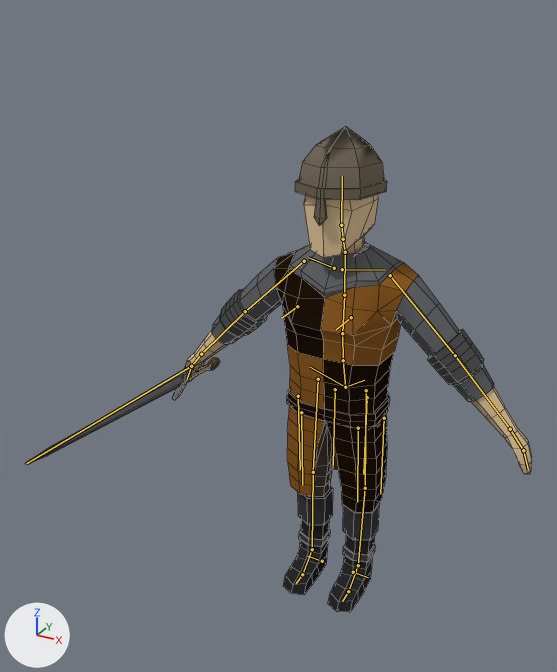
Renders of the Blender file Models/Light_Knight.blend from each side of a commit.
One viewpoint serves both versions: a camera (50 mm lens) standing at (0.49, -1.119, 1.046) and looking at (-0.046, -0.146, 0.559). Lighting does not change. The marker at lower left points along +X, +Y and +Z. The bones that bend it are drawn over the model as lines. Mesh edges are drawn as thin lines.

The first picture shows 'LightKnight1'.
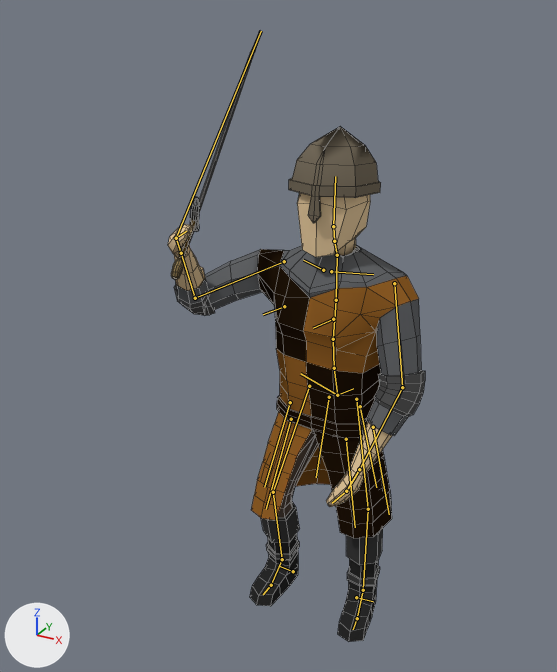
The newer file adds an action. The first version stands in its rest pose; the second is drawn at frame 10 of the action 'LightKnight_Attack'.

Where the change shows, as pixel boxes [x1, y1, x2, y2] in the pictures (557 x 672 px):
'LightKnight1', posed (49% narrower, 26% taller)
    before: [25, 126, 532, 612]
    after: [168, 30, 425, 642]
bone 'spine', root to tip
    before: (345, 387) to (343, 360)
    after: (337, 395) to (334, 368)
bone 'spine.001', root to tip
    before: (343, 360) to (342, 333)
    after: (334, 368) to (333, 339)
bone 'spine.002', root to tip
    before: (342, 333) to (344, 295)
    after: (333, 339) to (336, 300)
bone 'spine.003', root to tip
    before: (344, 295) to (345, 252)
    after: (336, 300) to (337, 255)
bone 'spine.005', root to tip
    before: (343, 239) to (341, 225)
    after: (334, 241) to (333, 226)
bone 'upper_arm.L', root to tip
    before: (390, 275) to (455, 355)
    after: (394, 283) to (402, 387)
bone 'forearm.L', root to tip
    before: (455, 355) to (510, 429)
    after: (402, 387) to (359, 469)
bone 'upper_arm.R', root to tip
    before: (304, 261) to (245, 311)
    after: (284, 261) to (195, 298)
bone 'forearm.R', root to tip
    before: (245, 311) to (201, 354)
    after: (195, 298) to (181, 253)
bone 'hand.R', root to tip
    before: (201, 354) to (191, 366)
    after: (181, 253) to (176, 238)
bone 'hand.R.001', root to tip
    before: (191, 366) to (187, 379)
    after: (176, 238) to (186, 231)
bone 'pelvis.L.002', root to tip
    before: (358, 428) to (357, 502)
    after: (346, 439) to (355, 527)
bone 'pelvis.L.003', root to tip
    before: (384, 418) to (380, 494)
    after: (373, 427) to (389, 514)
bone 'pelvis.L.004', root to tip
    before: (367, 397) to (363, 474)
    after: (360, 406) to (376, 487)
bone 'pelvis.R.002', root to tip
    before: (301, 412) to (302, 485)
    after: (291, 419) to (266, 509)
bone 'pelvis.R.003', root to tip
    before: (298, 396) to (300, 469)
    after: (290, 402) to (264, 487)
bone 'pelvis.R.004', root to tip
    before: (335, 389) to (333, 465)
    after: (329, 397) to (316, 477)
bone 'thigh.L', root to tip
    before: (366, 390) to (365, 488)
    after: (356, 399) to (368, 509)
bone 'shin.L', root to tip
    before: (365, 488) to (358, 565)
    after: (368, 509) to (363, 590)
bone 'thigh.R', root to tip
    before: (318, 379) to (313, 472)
    after: (309, 386) to (273, 492)
bone 'shin.R', root to tip
    before: (313, 472) to (312, 549)
    after: (273, 492) to (282, 559)
bone 'foot.R', root to tip
    before: (312, 549) to (302, 574)
    after: (282, 559) to (271, 585)

The edits, one by one:
Bone 'spine' (bone_spine) moves from (0.0, 0.0, 0.0) to (0.0, 0.009, 0.034).
Bone 'spine' (bone_spine) turns from (0, 0, 0) to (0, -4, 1) degrees about its own x, y and z.
Bone 'spine.001' (bone_spine_001) turns from (0, 0, 0) to (-4, -9, 2) degrees about its own x, y and z.
Bone 'spine.002' (bone_spine_002) turns from (0, 0, 0) to (0, 4, 0) degrees about its own x, y and z.
Bone 'spine.003' (bone_spine_003) turns from (0, 0, 0) to (0, 1, 0) degrees about its own x, y and z.
Bone 'spine.005' (bone_spine_005) turns from (0, 0, 0) to (0, 12, -5) degrees about its own x, y and z.
Bone 'upper_arm.L' (bone_upper_arm_l) moves from (0.0, 0.0, 0.0) to (-0.019, 0.019, 0.001).
Bone 'upper_arm.L' (bone_upper_arm_l) turns from (0, 0, 0) to (5, -2, -32) degrees about its own x, y and z.
Bone 'forearm.L' (bone_forearm_l) turns from (0, 0, 0) to (21, 13, -18) degrees about its own x, y and z.
Bone 'upper_arm.R' (bone_upper_arm_r) moves from (0.0, 0.0, 0.0) to (0.017, 0.017, 0.011).
Bone 'upper_arm.R' (bone_upper_arm_r) turns from (0, 0, 0) to (37, 11, -4) degrees about its own x, y and z.
Bone 'forearm.R' (bone_forearm_r) turns from (0, 0, 0) to (106, 7, 24) degrees about its own x, y and z.
Bone 'hand.R' (bone_hand_r) turns from (0, 0, 0) to (-1, 22, -6) degrees about its own x, y and z.
Bone 'hand.R.001' (bone_hand_r_001) turns from (0, 0, 0) to (-21, -3, 5) degrees about its own x, y and z.
Bone 'pelvis.L.002' (bone_pelvis_l_002) moves from (0.0, 0.0, 0.0) to (-0.001, 0.003, 0.0).
Bone 'pelvis.L.002' (bone_pelvis_l_002) turns from (0, 0, 0) to (12, 3, -10) degrees about its own x, y and z.
Bone 'pelvis.L.003' (bone_pelvis_l_003) moves from (0.0, 0.0, 0.0) to (0.001, -0.003, 0.0).
Bone 'pelvis.L.003' (bone_pelvis_l_003) turns from (0, 0, 0) to (15, -1, 1) degrees about its own x, y and z.
Bone 'pelvis.L.004' (bone_pelvis_l_004) turns from (0, 0, 0) to (2, 0, -13) degrees about its own x, y and z.
Bone 'pelvis.R.002' (bone_pelvis_r_002) moves from (0.0, 0.0, 0.0) to (0.0, -0.001, 0.0).
Bone 'pelvis.R.002' (bone_pelvis_r_002) turns from (0, 0, 0) to (-2, -1, 37) degrees about its own x, y and z.
Bone 'pelvis.R.003' (bone_pelvis_r_003) moves from (0.0, 0.0, 0.0) to (0.0, 0.001, 0.0).
Bone 'pelvis.R.003' (bone_pelvis_r_003) turns from (0, 0, 0) to (15, -1, 20) degrees about its own x, y and z.
Bone 'pelvis.R.004' (bone_pelvis_r_004) turns from (0, 0, 0) to (-9, 1, 3) degrees about its own x, y and z.
Bone 'thigh.L' (bone_thigh_l) moves from (0.0, 0.0, 0.0) to (0.0, -0.001, 0.0).
Bone 'thigh.L' (bone_thigh_l) turns from (0, 0, 0) to (-7, 4, -11) degrees about its own x, y and z.
Bone 'shin.L' (bone_shin_l) moves from (0.0, 0.0, 0.0) to (-0.001, 0.004, 0.0).
Bone 'shin.L' (bone_shin_l) turns from (0, 0, 0) to (6, -19, 7) degrees about its own x, y and z.
Bone 'thigh.R' (bone_thigh_r) moves from (0.0, 0.0, 0.0) to (0.0, 0.001, 0.0).
Bone 'thigh.R' (bone_thigh_r) turns from (0, 0, 0) to (-26, 1, 4) degrees about its own x, y and z.
Bone 'shin.R' (bone_shin_r) moves from (0.0, 0.0, 0.0) to (0.0, -0.004, 0.0).
Bone 'shin.R' (bone_shin_r) turns from (0, 0, 0) to (39, 0, -2) degrees about its own x, y and z.
Bone 'foot.R' (bone_foot_r) turns from (0, 0, 0) to (-13, 3, -3) degrees about its own x, y and z.
